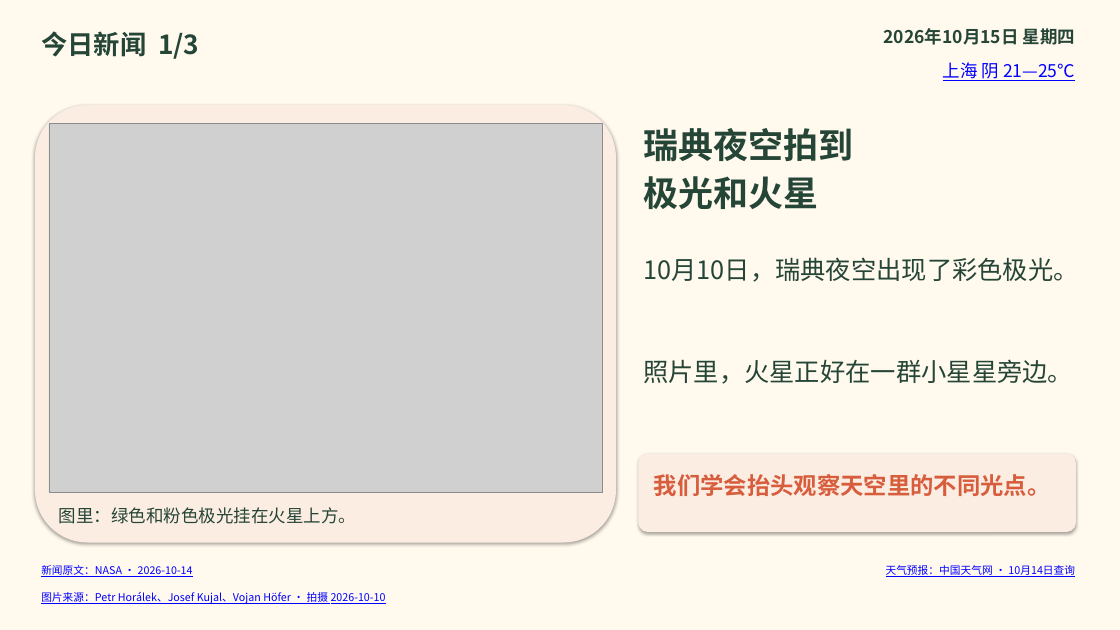
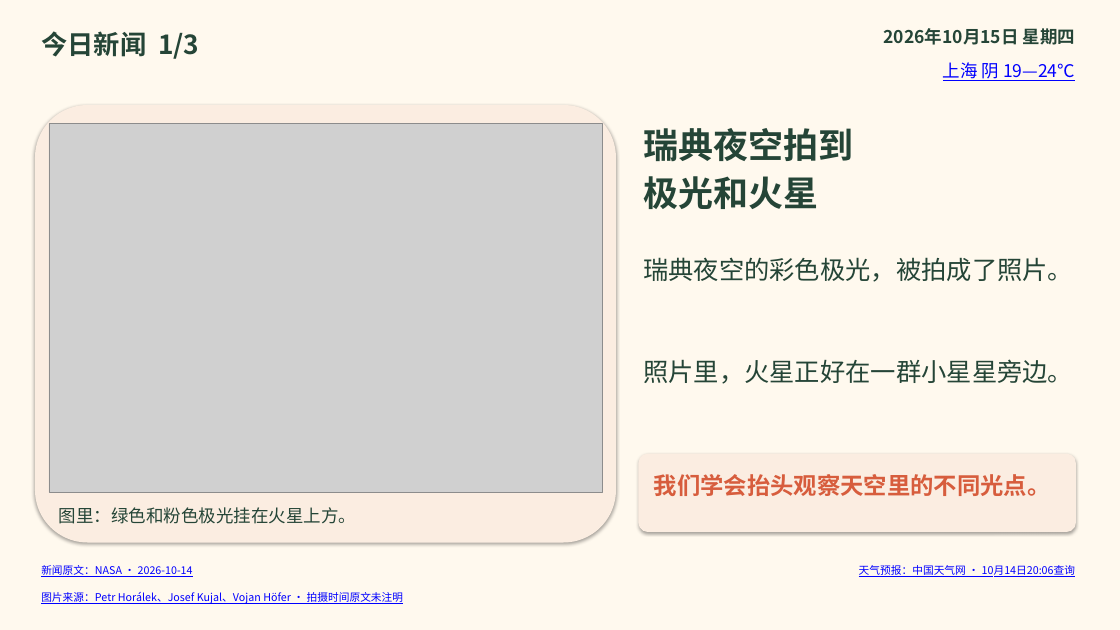
Before and after one commit to solomonhe-hgx/daily-news, a slide deck: slide 1 of daily-news/2026-10-15/今日新闻-2026-10-15.pptx. Drawn at 1120x630 pixels with LibreOffice and Linux fonts; fonts in the diff are those of the drawing; grey boxes stand for pictures. Boxes give left, top, right and bottom in pixels: in the first picture for what was removed or moved away, otherwise in the second. Text is boxed around its words. In the diff, an @@ line names an element or a change of style, - is before the commit and + after.

```diff
--- a/daily-news/2026-10-15/今日新闻-2026-10-15.pptx
+++ b/daily-news/2026-10-15/今日新闻-2026-10-15.pptx
@@ text at <box>943,62,1075,81</box>: text changed @@
-上海 阴 21—25℃
+上海 阴 19—24℃
@@ text at <box>643,257,1073,282</box>: text changed @@
-10月10日，瑞典夜空出现了彩色极光。
+瑞典夜空的彩色极光，被拍成了照片。
@@ text at <box>859,565,1076,577</box>: text changed @@
-天气预报：中国天气网 · 10月14日查询
+天气预报：中国天气网 · 10月14日20:06查询
@@ text at <box>41,592,403,604</box>: text changed @@
-图片来源：Petr Horálek、Josef Kujal、Vojan Höfer · 拍摄 2026-10-10
+图片来源：Petr Horálek、Josef Kujal、Vojan Höfer · 拍摄时间原文未注明
```
Also in this commit, not shown: 2 other slides changed, 2 other files.
